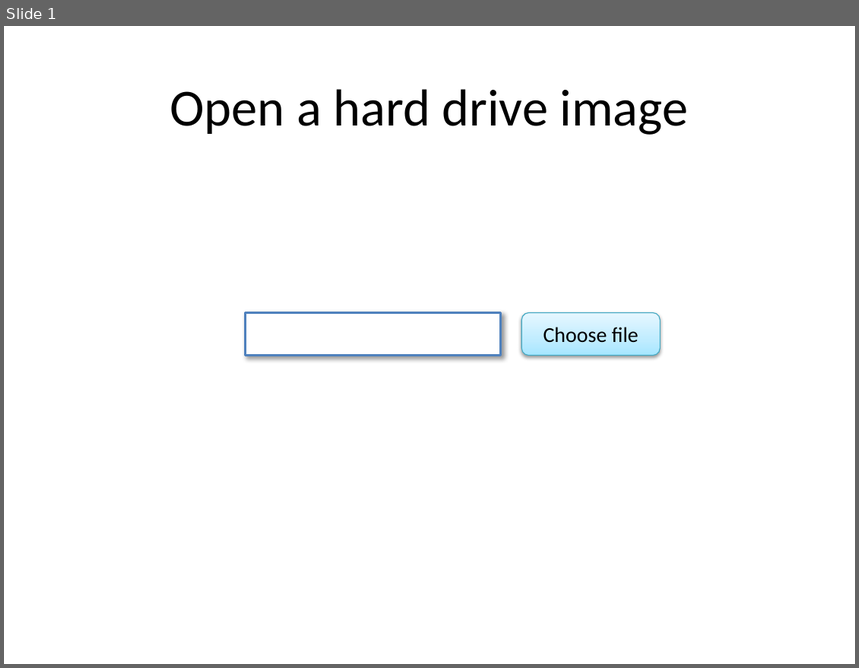
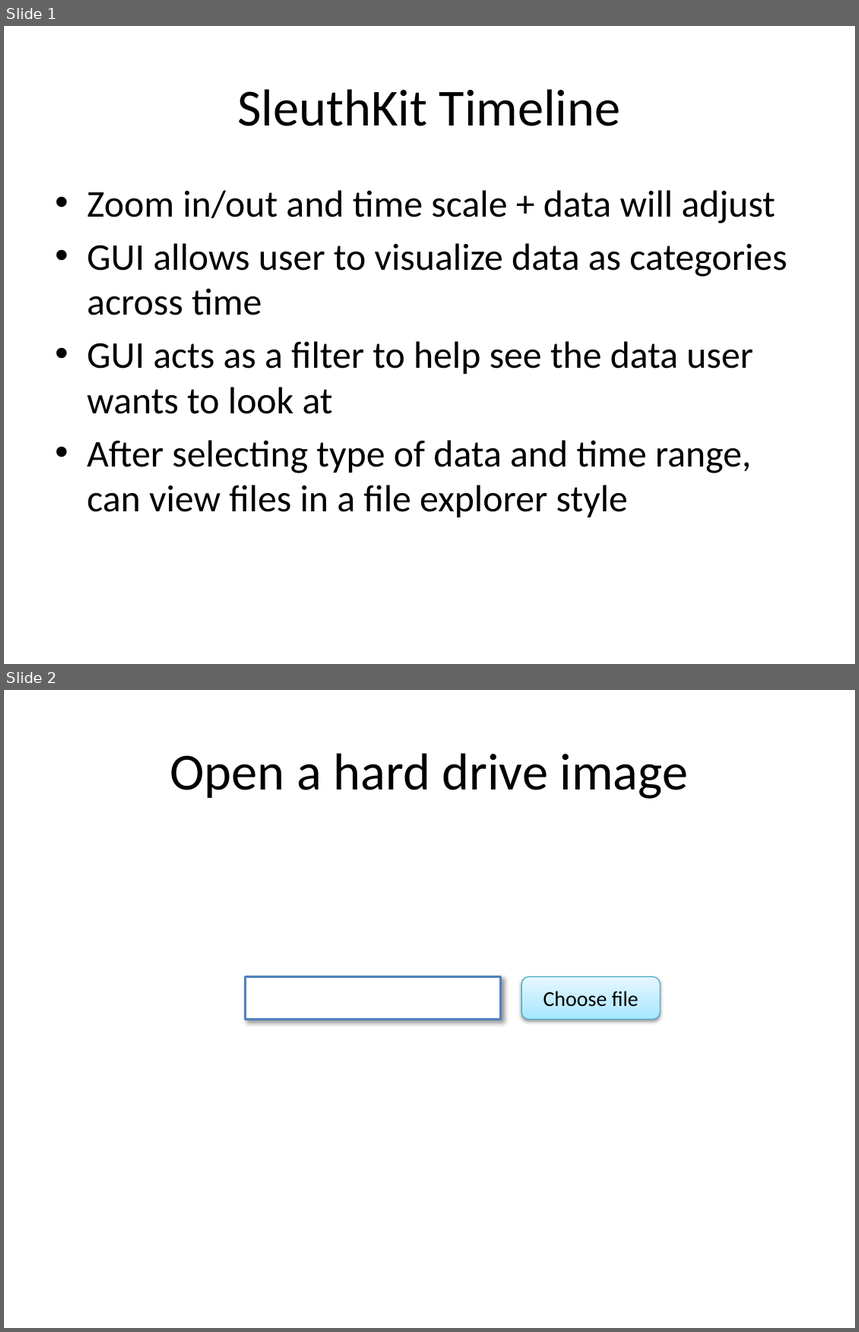
Before and after one commit to RainNapper/15498_term-project, a slide deck: whatitlookslike.pptx. Shown one above the other, each under a label of ours: slide 1 before the commit, slides 1 and 2 after it. The pictures are 859x668 and 859x1332 pixels, drawn with LibreOffice and Linux fonts; fonts in the diff are those of the drawing. Boxes give left, top, right and bottom in pixels: in the first picture for what was removed or moved away, otherwise in the second. Text is boxed around its words. In the diff, an @@ line names an element or a change of style, - is before the commit and + after.

```diff
--- a/whatitlookslike.pptx
+++ b/whatitlookslike.pptx
@@ slide 1 added at bbox=[4, 26, 855, 664], background #FFFFFF @@
@@ title added at bbox=[237, 89, 621, 126], 44 pt, text #000000 @@
+SleuthKit Timeline
@@ text added at bbox=[87, 190, 787, 518], 32 pt, text #000000 @@
+• Zoom in/out and time scale + data will adjust
+• GUI allows user to visualize data as categories across time
+• GUI acts as a filter to help see the data user wants to look at
+• After selecting type of data and time range, can view files in a file explorer style
@@ what was slide 1 is now slide 2 @@
```
Also in this commit, not shown: 2 slides changed, 3 other slides added.
